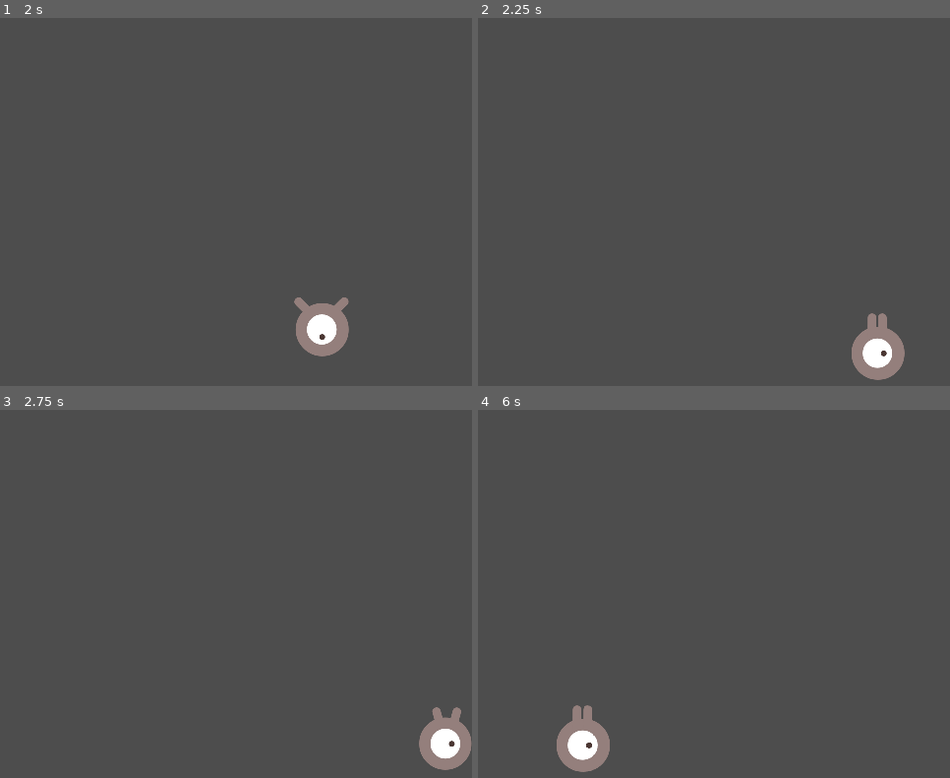
Above: before the commit, frames 1-4 (two rows, left to right).
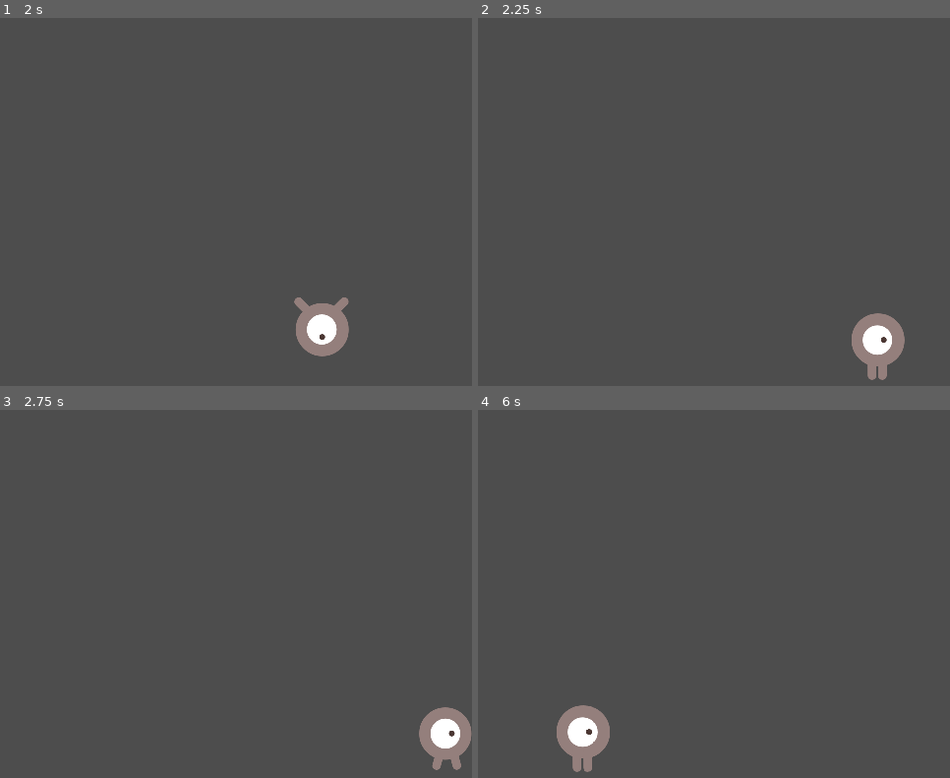
Above: after the commit, the same moments.

Repository: C21Muli/First-Game
Game: Godot game, scene res://player.tscn
Same seed, same stepped clock (60 frames per second), same inputs: the game is played once before the commit and once after it.
Inputs:
- Up to frame 1 (2 s): tap Enter at 0.5 s; hold Right (Right) 0.53-1.28 s; hold Down (Down) from 1.28 s (still down)
- Up to frame 2 (2.25 s): release Down (Down) at 2.03 s; hold Right (Right) from 2.03 s (still down)
- Up to frame 3 (2.75 s): keep holding Right (Right)
- Up to frame 4 (6 s): release Right (Right) at 2.78 s; hold W (Up) 2.78-3.53 s; hold A (Left) 3.53-5.03 s; tap Space at 5 s; hold Down (Down) 5.03-5.78 s; hold Right (Right) from 5.78 s (still down)

Frame 1 is identical in both runs. In frame 2, 1.0% of the frame differs, in the area x 79-91%, y 80-99%; in frame 3, 0.8%; in frame 4, 1.0%, in the area x 16-28%, y 80-99%.

Commit message:
Update
Game following Tutorial on Godot website

Diff:
--- /dev/null
+++ b/main.tscn
@@ -0,0 +1,24 @@
+[gd_scene load_steps=2 format=3 uid="uid://cahb5wxqrp22p"]
+
+[sub_resource type="Curve2D" id="Curve2D_nhw8x"]
+_data = {
+"points": PackedVector2Array(0, 0, 0, 0, 0, 0, 0, 0, 0, 0, 480, 0, 0, 0, 0, 0, 480, 720, 0, 0, 0, 0, 0, 720, 0, 0, 0, 0, 0, 0)
+}
+point_count = 5
+
+[node name="Main" type="Node"]
+
+[node name="MobTimer" type="Timer" parent="."]
+wait_time = 0.5
+
+[node name="ScoreTimer" type="Timer" parent="."]
+
+[node name="StartTimer" type="Timer" parent="."]
+wait_time = 2.0
+one_shot = true
+
+[node name="StartPosition" type="Marker2D" parent="."]
+position = Vector2(240, 450)
+
+[node name="MobPath" type="Path2D" parent="."]
+curve = SubResource("Curve2D_nhw8x")
--- /dev/null
+++ b/mob.gd
@@ -0,0 +1,16 @@
+extends RigidBody2D
+
+
+# Called when the node enters the scene tree for the first time.
+func _ready() -> void:
+	var mob_types= $AnimatedSprite2D.sprite_frames.get_animation_names()
+	$AnimatedSprite2D.play(mob_types[randi()%mob_types.size()])
+
+# Called every frame. 'delta' is the elapsed time since the previous frame.
+func _process(delta: float) -> void:
+	pass
+
+
+func _on_visible_on_screen_notifier_2d_screen_exited() -> void:
+	queue_free()
+	# Replace with function body.
--- /dev/null
+++ b/mob.tscn
@@ -0,0 +1,68 @@
+[gd_scene load_steps=10 format=3 uid="uid://bja8ibhe8tgq6"]
+
+[ext_resource type="Texture2D" uid="uid://dy6slho5md46e" path="res://art/enemyFlyingAlt_1.png" id="1_qmbr5"]
+[ext_resource type="Script" path="res://mob.gd" id="1_wa1mq"]
+[ext_resource type="Texture2D" uid="uid://carhs6k84wqjf" path="res://art/enemyFlyingAlt_2.png" id="2_cy3n2"]
+[ext_resource type="Texture2D" uid="uid://che26miklidtk" path="res://art/enemySwimming_1.png" id="3_18mby"]
+[ext_resource type="Texture2D" uid="uid://hn3sdg2quywy" path="res://art/enemySwimming_2.png" id="4_dina4"]
+[ext_resource type="Texture2D" uid="uid://c6r7e1gycxj7a" path="res://art/enemyWalking_1.png" id="5_xg71x"]
+[ext_resource type="Texture2D" uid="uid://iwl8p2rb756q" path="res://art/enemyWalking_2.png" id="6_skvk7"]
+
+[sub_resource type="SpriteFrames" id="SpriteFrames_322dg"]
+animations = [{
+"frames": [{
+"duration": 1.0,
+"texture": ExtResource("1_qmbr5")
+}, {
+"duration": 1.0,
+"texture": ExtResource("2_cy3n2")
+}],
+"loop": true,
+"name": &"Fly",
+"speed": 3.0
+}, {
+"frames": [{
+"duration": 1.0,
+"texture": ExtResource("3_18mby")
+}, {
+"duration": 1.0,
+"texture": ExtResource("4_dina4")
+}],
+"loop": true,
+"name": &"Swim",
+"speed": 3.0
+}, {
+"frames": [{
+"duration": 1.0,
+"texture": ExtResource("5_xg71x")
+}, {
+"duration": 1.0,
+"texture": ExtResource("6_skvk7")
+}],
+"loop": true,
+"name": &"Walk_Mob",
+"speed": 3.0
+}]
+
+[sub_resource type="CapsuleShape2D" id="CapsuleShape2D_bjk6v"]
+radius = 31.0
+height = 100.0
+
+[node name="Mob" type="RigidBody2D"]
+collision_mask = 0
+gravity_scale = 0.0
+script = ExtResource("1_wa1mq")
+metadata/_edit_group_ = true
+
+[node name="AnimatedSprite2D" type="AnimatedSprite2D" parent="."]
+scale = Vector2(0.75, 0.75)
+sprite_frames = SubResource("SpriteFrames_322dg")
+animation = &"Fly"
+
+[node name="CollisionShape2D" type="CollisionShape2D" parent="."]
+rotation = 1.5708
+shape = SubResource("CapsuleShape2D_bjk6v")
+
+[node name="VisibleOnScreenNotifier2D" type="VisibleOnScreenNotifier2D" parent="."]
+
+[connection signal="screen_exited" from="VisibleOnScreenNotifier2D" to="." method="_on_visible_on_screen_notifier_2d_screen_exited"]
--- a/player.gd
+++ b/player.gd
@@ -31,14 +31,14 @@
 		$AnimatedSprite2D.stop()
 	position += velocity * delta
 	position=position.clamp(Vector2.ZERO+player_size/2,screen_size-player_size/2)
+	$AnimatedSprite2D.flip_v=velocity.y>0
 	if velocity.x !=0:
 		$AnimatedSprite2D.animation="Walk"
-		$AnimatedSprite2D.flip_h=false
 		$AnimatedSprite2D.flip_h = velocity.x<0
 	elif velocity.y != 0:
 		$AnimatedSprite2D.animation="Up"
-		$AnimatedSprite2D.flip_v=false
-		$AnimatedSprite2D.flip_v=velocity.y>0
+		$AnimatedSprite2D.flip_h=false
+
 
 
 
